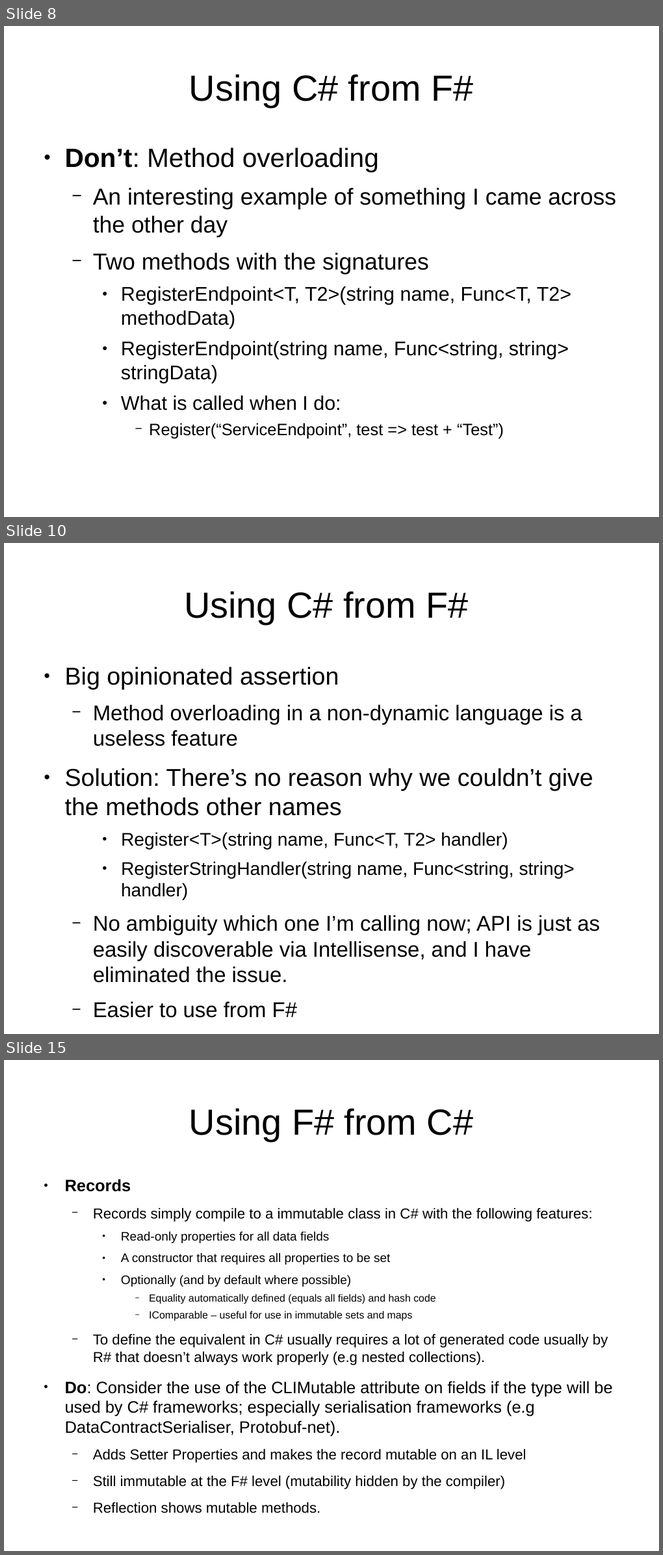
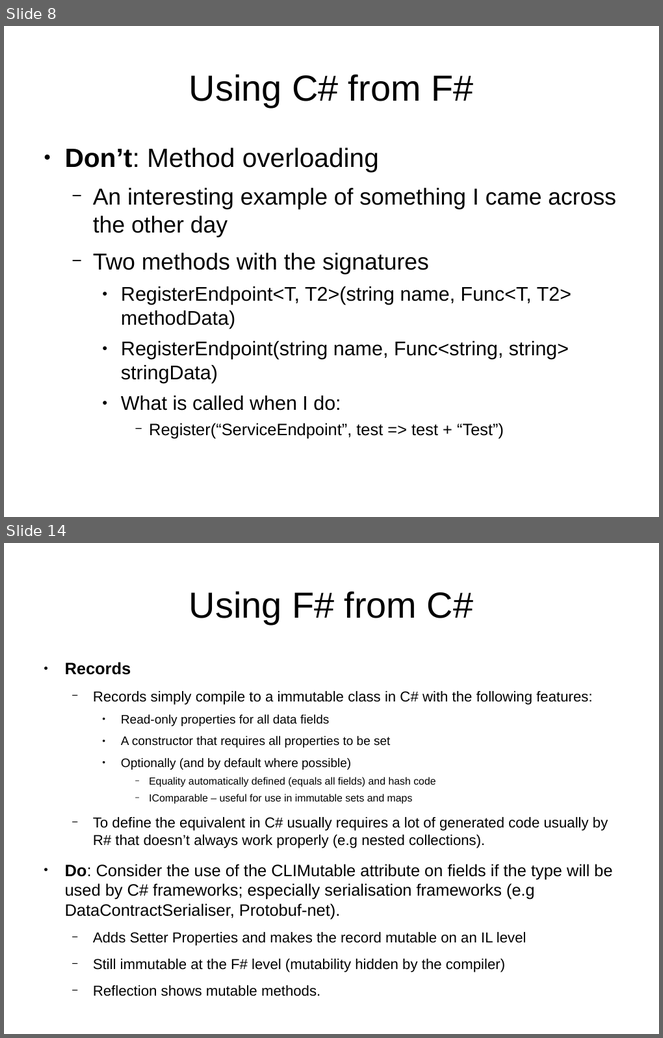
Before and after one commit to mvkara/InteropPresentation, a slide deck: slides/InteroperabilityPresentation.odp. Shown one above the other, each under a label of ours: slides 8, 10 and 15 before the commit, slides 8 and 14 after it; the slides between them are not shown. The pictures are 663x1555 and 663x1038 pixels, drawn with LibreOffice and Linux fonts; fonts in the diff are those of the drawing. Boxes give left, top, right and bottom in pixels: in the first picture for what was removed or moved away, otherwise in the second. Text is boxed around its words. In the diff, an @@ line names an element or a change of style, - is before the commit and + after.

```diff
--- a/slides/InteroperabilityPresentation.odp
+++ b/slides/InteroperabilityPresentation.odp
@@ slide 10 removed at bbox=[4, 543, 659, 1034], background #FFFFFF @@
@@ title removed at bbox=[184, 591, 468, 624] @@
-Using C# from F#
@@ text removed at bbox=[65, 667, 600, 1018] @@
-● Big opinionated assertion
-  − Method overloading in a non-dynamic language is a useless feature
-● Solution: There’s no reason why we couldn’t give the methods other names
-    ● Register<T>(string name, Func<T, T2> handler)
-    ● RegisterStringHandler(string name, Func<string, string> handler)
-  − No ambiguity which one I’m calling now; API is just as easily discoverable via Intellisense, and I have eliminated the issue.
-  − Easier to use from F#
@@ what was slide 15 is now slide 14 @@
```
Also in this commit, not shown: 8 slides changed, 1 slide added, 2 other files.
